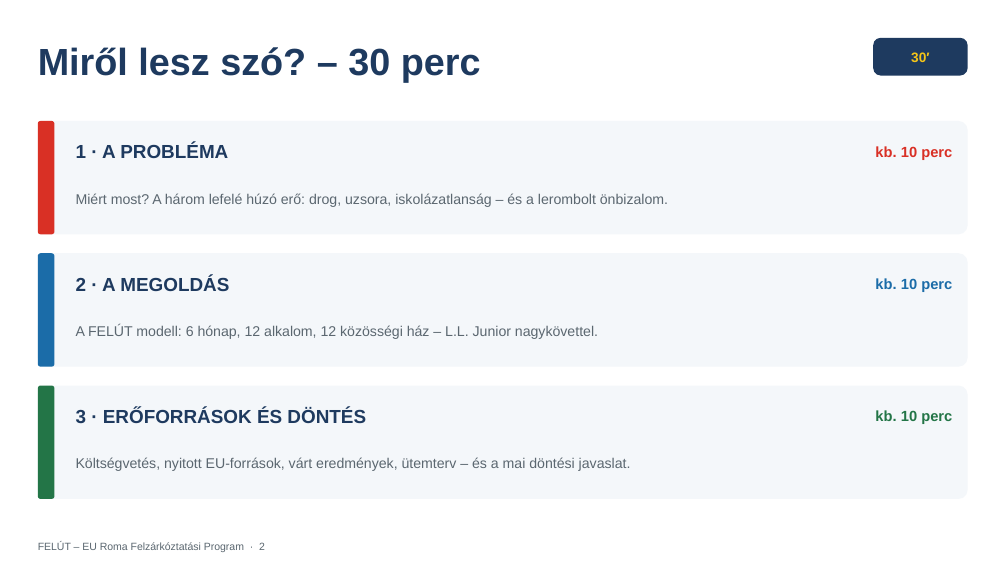
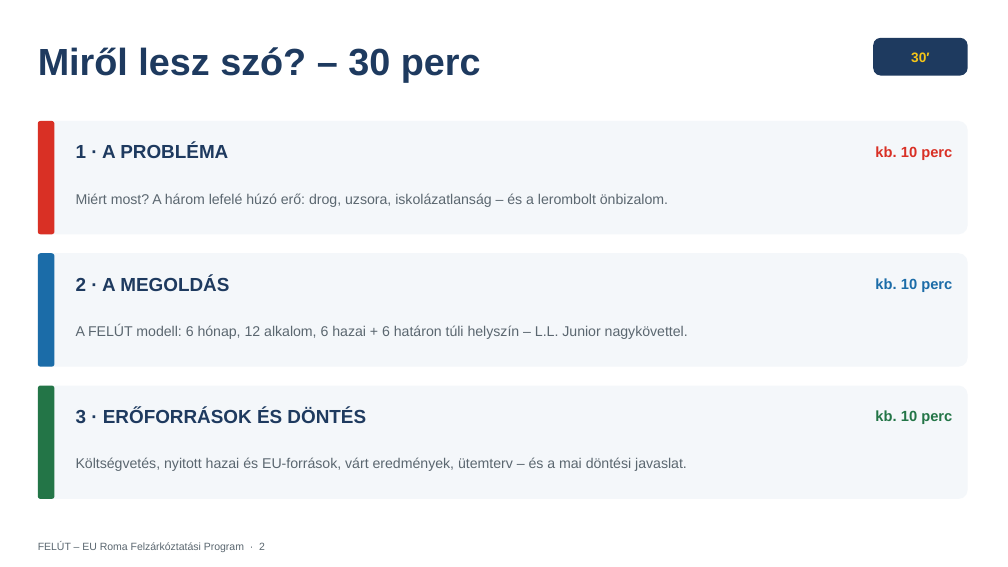
Before and after one commit to ferencszegedi-cmd/aurapro-website, a slide deck: slide 2 of eu-roma-program/prezentacio/FELUT_EU_Roma_Felzarkoztatasi_Program.pptx. Drawn at 1008x567 pixels with LibreOffice and Linux fonts; fonts in the diff are those of the drawing. Boxes give left, top, right and bottom in pixels: in the first picture for what was removed or moved away, otherwise in the second. Text is boxed around its words. In the diff, an @@ line names an element or a change of style, - is before the commit and + after.

```diff
--- a/eu-roma-program/prezentacio/FELUT_EU_Roma_Felzarkoztatasi_Program.pptx
+++ b/eu-roma-program/prezentacio/FELUT_EU_Roma_Felzarkoztatasi_Program.pptx
@@ text at box(76, 325, 688, 339): text changed @@
-A FELÚT modell: 6 hónap, 12 alkalom, 12 közösségi ház – L.L. Junior nagykövettel.
+A FELÚT modell: 6 hónap, 12 alkalom, 6 hazai + 6 határon túli helyszín – L.L. Junior nagykövettel.
@@ text at box(76, 457, 687, 471): text changed @@
-Költségvetés, nyitott EU-források, várt eredmények, ütemterv – és a mai döntési javaslat.
+Költségvetés, nyitott hazai és EU-források, várt eredmények, ütemterv – és a mai döntési javaslat.
```
Also in this commit, not shown: 9 other slides changed, 6 other files.
